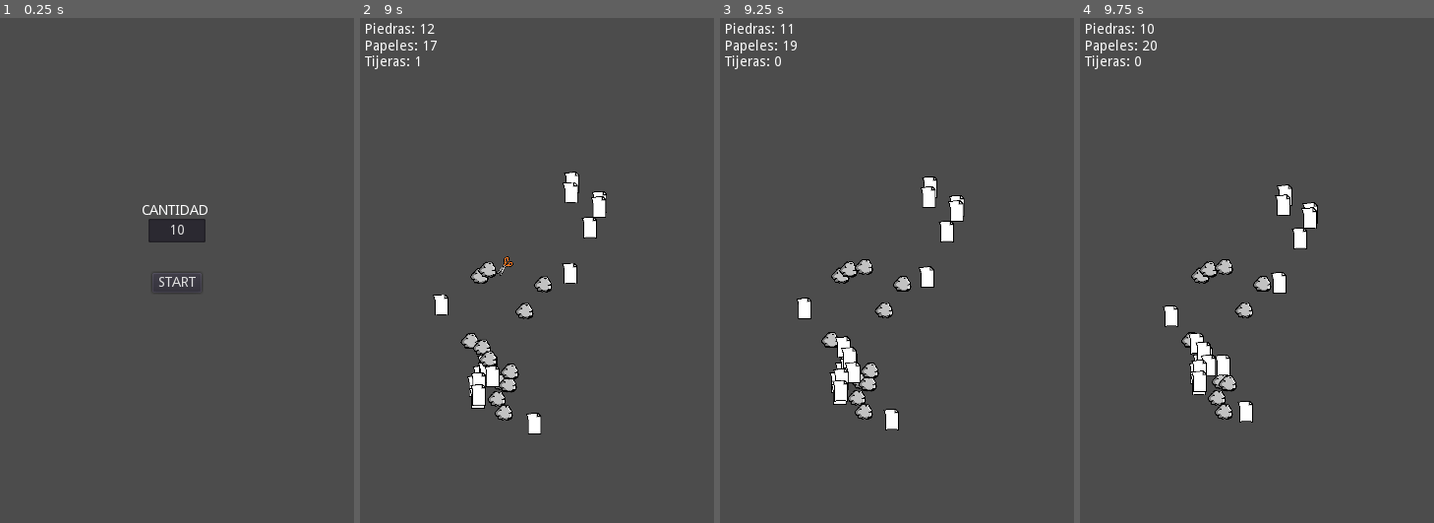
Above: before the commit, frames 1-4 (left to right).
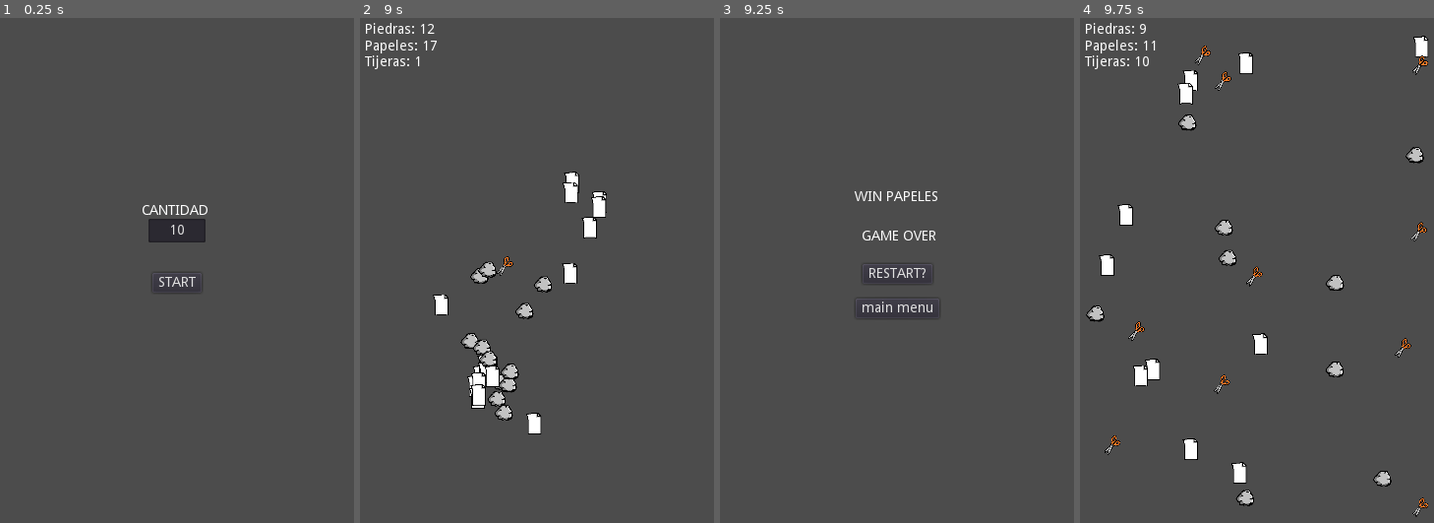
Above: after the commit, the same moments.

Repository: Earthsnake12/PiedraPapelTijera
Game: Godot game, scene res://main/main.tscn
The game is run twice, just before and just after one commit, with the same random seed, the same clock (stepped at 60 frames per second) and the same inputs.
Inputs (mouse positions are in pixels of both pictures, inside the frame that each line leads up to):
- Up to frame 1 (0.25 s): no input
- Up to frame 2 (9 s): click "START" at 0.5 s
- Up to frame 3 (9.25 s): no input
- Up to frame 4 (9.75 s): click (1257, 275) at 9.5 s, where only the run after the commit has a clickable "RESTART?"

Frames 1-2 are identical in both runs. In frame 3, 4.1% of the frame differs, in the area x 1-70%, y 0-82%; in frame 4, 6.4%, in the area x 1-99%, y 1-99%.

Commit message:
Se avanzo con el gameOver

Diff:
--- a/elemento/Elemento.gd
+++ b/elemento/Elemento.gd
@@ -32,7 +32,7 @@
 
 	for i in range(1, buscados.size()):
 		if position.distance_to(buscados[i].position) > velocity.length():
-			velocity = position. direction_to(buscados[i].position)
+			velocity = position.direction_to(buscados[i].position)
 
 	velocity *= speed
 	position += velocity * delta
--- a/elemento/Elemento.tscn
+++ b/elemento/Elemento.tscn
@@ -26,7 +26,7 @@
 [sub_resource type="CircleShape2D" id=1]
 radius = 28.2843
 
-[node name="Elemento" type="Area2D"]
+[node name="Elemento" type="Area2D" groups=["elementos"]]
 scale = Vector2( 0.3, 0.3 )
 script = ExtResource( 1 )
 __meta__ = {
--- a/main/HUD.gd
+++ b/main/HUD.gd
@@ -7,14 +7,6 @@
 	$Control_Start/Cantidad.text = "10"
 	pass # Replace with function body.
 
-func _process(delta):
-	$Control_score/Piedras.text = ("Piedras: " +
-		str(get_tree().get_nodes_in_group("piedra").size() - 1))
-	$Control_score/Papeles.text = ("Papeles: " +
-		str(get_tree().get_nodes_in_group("papel").size() - 1))
-	$Control_score/Tijeras.text = ("Tijeras: " +
-		str(get_tree().get_nodes_in_group("tijera").size() - 1))
-
 func start_game():
 	var CANT = $Control_Start/Cantidad.text
 	if CANT.is_valid_integer():
@@ -22,14 +14,18 @@
 		$Control_score/Papeles.text = "Papeles: " + CANT
 		$Control_score/Tijeras.text = "Tijeras: " + CANT
 
+		$Control_game_over.hide()
 		$Control_score.show()
+		$Control_Start/Error_ingreso.hide()
 		$Control_Start.hide()
 	else:
 		$Control_Start/Error_ingreso.show()
 
 
-func show_game_over():
-	pass
+func show_game_over(ganador):
+	$Control_score.hide()
+	$Control_game_over/Ganador.text = "WIN " + ganador
+	$Control_game_over.show()
 
 
 func _on_Start_pressed():
--- a/main/HUD.tscn
+++ b/main/HUD.tscn
@@ -82,5 +82,55 @@
 margin_top = -20.0
 margin_right = 25.0
 text = "START"
+icon_align = 1
+
+[node name="Control_game_over" type="Control" parent="."]
+visible = false
+anchor_left = 0.5
+anchor_top = 0.5
+anchor_right = 0.5
+anchor_bottom = 0.5
+margin_left = -87.39
+margin_top = -45.24
+margin_right = 87.39
+margin_bottom = 45.24
+
+[node name="game_over" type="Label" parent="Control_game_over"]
+anchor_left = 0.5
+anchor_right = 0.5
+margin_left = -36.0
+margin_right = 36.0
+text = "GAME OVER"
+
+[node name="Restart" type="Button" parent="Control_game_over"]
+anchor_left = 0.5
+anchor_top = 0.5
+anchor_right = 0.5
+anchor_bottom = 0.5
+margin_left = -35.5
+margin_top = -10.0
+margin_right = 35.5
+margin_bottom = 10.0
+text = "RESTART?"
+icon_align = 1
+
+[node name="main_menu" type="Button" parent="Control_game_over"]
+anchor_left = 0.5
+anchor_top = 1.0
+anchor_right = 0.5
+anchor_bottom = 1.0
+margin_left = -42.5
+margin_top = -20.0
+margin_right = 42.5
+text = "main menu"
+icon_align = 1
+
+[node name="Ganador" type="Label" parent="Control_game_over"]
+anchor_right = 1.0
+margin_top = -40.0
+margin_bottom = -20.0
+text = "WIN"
+align = 1
 
 [connection signal="pressed" from="Control_Start/Start" to="." method="_on_Start_pressed"]
+[connection signal="pressed" from="Control_game_over/Restart" to="." method="_on_Start_pressed"]
--- a/main/main.gd
+++ b/main/main.gd
@@ -1,14 +1,37 @@
 extends Node
 
 export(PackedScene) var elemento_scene
+var enJuego = false
 
 # Called when the node enters the scene tree for the first time.
 func _ready():
 	randomize()
 
 
+func _process(delta):
+	var CANT_PIEDRAS = get_tree().get_nodes_in_group("piedra").size() - 1
+	var CANT_PAPELES = get_tree().get_nodes_in_group("papel").size() - 1
+	var CANT_TIJERAS = get_tree().get_nodes_in_group("tijera").size() - 1
+
+	$HUD/Control_score/Piedras.text = "Piedras: " + str(CANT_PIEDRAS)
+	$HUD/Control_score/Papeles.text = "Papeles: " + str(CANT_PAPELES)
+	$HUD/Control_score/Tijeras.text = "Tijeras: " + str(CANT_TIJERAS)
+
+	if enJuego and (CANT_PIEDRAS == 0 or CANT_PAPELES == 0 or CANT_TIJERAS == 0):
+
+		if CANT_PIEDRAS == 0:
+			$HUD.show_game_over("TIJERAS")
+		if CANT_PAPELES == 0:
+			$HUD.show_game_over("PIDRAS")
+		if CANT_TIJERAS == 0:
+			$HUD.show_game_over("PAPELES")
+
+		get_tree().call_group("elementos", "queue_free")
+		enJuego = false
+
 func _on_HUD_start_game():
 	var CANT = int($HUD/Control_Start/Cantidad.text)
+
 	for i in CANT*3:
 		var elemento = elemento_scene.instance()
 
@@ -20,3 +43,5 @@
 			elemento.setTipo("tijera")
 
 		add_child(elemento)
+
+	enJuego = true
